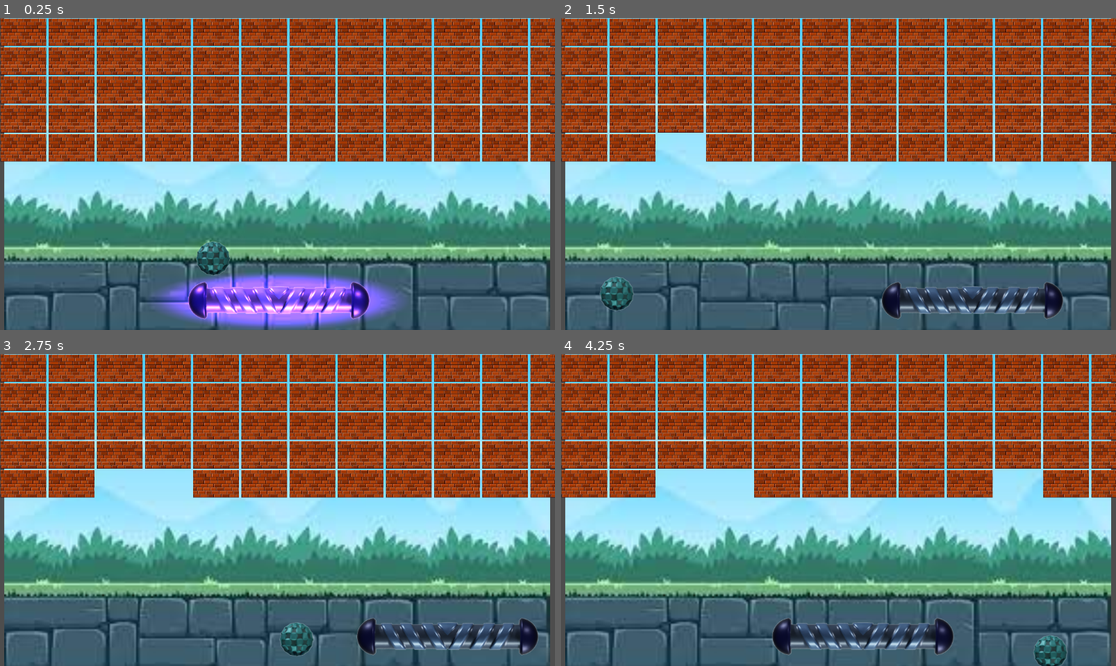
Above: before the commit, frames 1-4 (two rows, left to right).
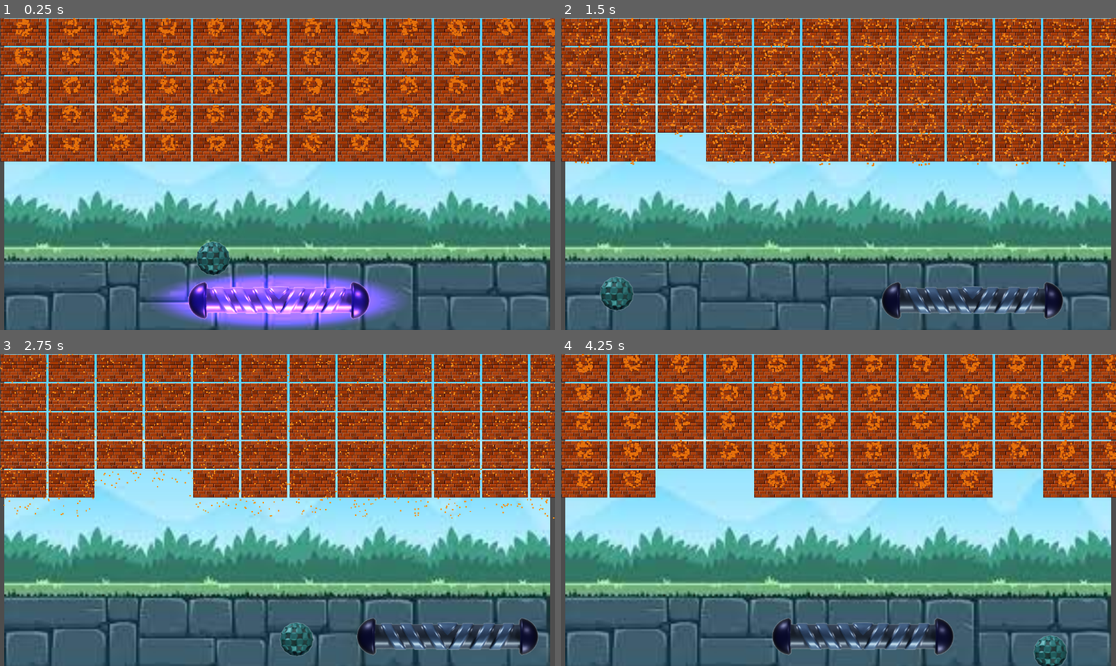
Above: after the commit, the same moments.

Repository: rkumayan/breakout
Game: Godot game, scene res://Scenes/main.tscn
The game is run twice, just before and just after one commit, with the same random seed, the same clock (stepped at 60 frames per second) and the same inputs.
Inputs:
- Up to frame 1 (0.25 s): no input
- Up to frame 2 (1.5 s): hold Right (ui_right) 0.53-1.28 s; hold Left (ui_left) from 1.28 s (still down)
- Up to frame 3 (2.75 s): release Left (ui_left) at 2.03 s; hold Right (ui_right) from 2.03 s (still down)
- Up to frame 4 (4.25 s): release Right (ui_right) at 3.53 s; hold Left (ui_left) from 3.53 s (still down)

The runs differ from the first frame. In frame 1, 4.9% of the frame differs, in the area x 2-100%, y 0-44%; in frame 2, 4.3%; in frame 3, 2.1%; in frame 4, 4.7%.

Commit message:
added  gpuParticles for explosion effect of bricks

Diff:
--- a/Scenes/brick.tscn
+++ b/Scenes/brick.tscn
@@ -1,7 +1,8 @@
-[gd_scene load_steps=4 format=3 uid="uid://bt43ubobtm41n"]
+[gd_scene load_steps=5 format=3 uid="uid://bt43ubobtm41n"]
 
 [ext_resource type="Texture2D" uid="uid://57i3p5gim6f4" path="res://assets/brick.jpeg" id="1_125ld"]
 [ext_resource type="Script" path="res://scripts/brick.gd" id="1_ider0"]
+[ext_resource type="PackedScene" uid="uid://dmwvjbq368xvo" path="res://Scenes/brick_explosion_particle_effect.tscn" id="3_igwhx"]
 
 [sub_resource type="RectangleShape2D" id="RectangleShape2D_y4gws"]
 size = Vector2(95, 57)
@@ -18,4 +19,8 @@
 position = Vector2(48.5, 29.5)
 shape = SubResource("RectangleShape2D_y4gws")
 
+[node name="GPUParticles2D" parent="." instance=ExtResource("3_igwhx")]
+position = Vector2(49, 16)
+amount = 40
+
 [connection signal="area_entered" from="." to="." method="_on_area_entered"]
--- /dev/null
+++ b/Scenes/brick_explosion_particle_effect.tscn
@@ -0,0 +1,31 @@
+[gd_scene load_steps=6 format=3 uid="uid://dmwvjbq368xvo"]
+
+[sub_resource type="Gradient" id="Gradient_i7n42"]
+offsets = PackedFloat32Array(0, 0.146026, 0.878004, 1)
+colors = PackedColorArray(0, 0, 0, 1, 0.89, 0.42008, 0.0356, 1, 0.98, 0.606293, 0.1176, 1, 1, 1, 1, 1)
+
+[sub_resource type="GradientTexture1D" id="GradientTexture1D_wj2iw"]
+gradient = SubResource("Gradient_i7n42")
+
+[sub_resource type="Curve" id="Curve_tpf5e"]
+_data = [Vector2(0, 1), 0.0, 0.0, 0, 0, Vector2(1, 0.461867), 0.0, 0.0, 0, 0]
+point_count = 2
+
+[sub_resource type="CurveTexture" id="CurveTexture_rp8q0"]
+curve = SubResource("Curve_tpf5e")
+
+[sub_resource type="ParticleProcessMaterial" id="ParticleProcessMaterial_5i0br"]
+particle_flag_disable_z = true
+spread = 173.66
+initial_velocity_min = 30.0
+initial_velocity_max = 75.0
+gravity = Vector3(0, 100, 0)
+scale_min = 5.0
+scale_max = 5.0
+scale_curve = SubResource("CurveTexture_rp8q0")
+color_ramp = SubResource("GradientTexture1D_wj2iw")
+
+[node name="GPUParticles2D" type="GPUParticles2D"]
+amount = 40
+process_material = SubResource("ParticleProcessMaterial_5i0br")
+explosiveness = 1.0
